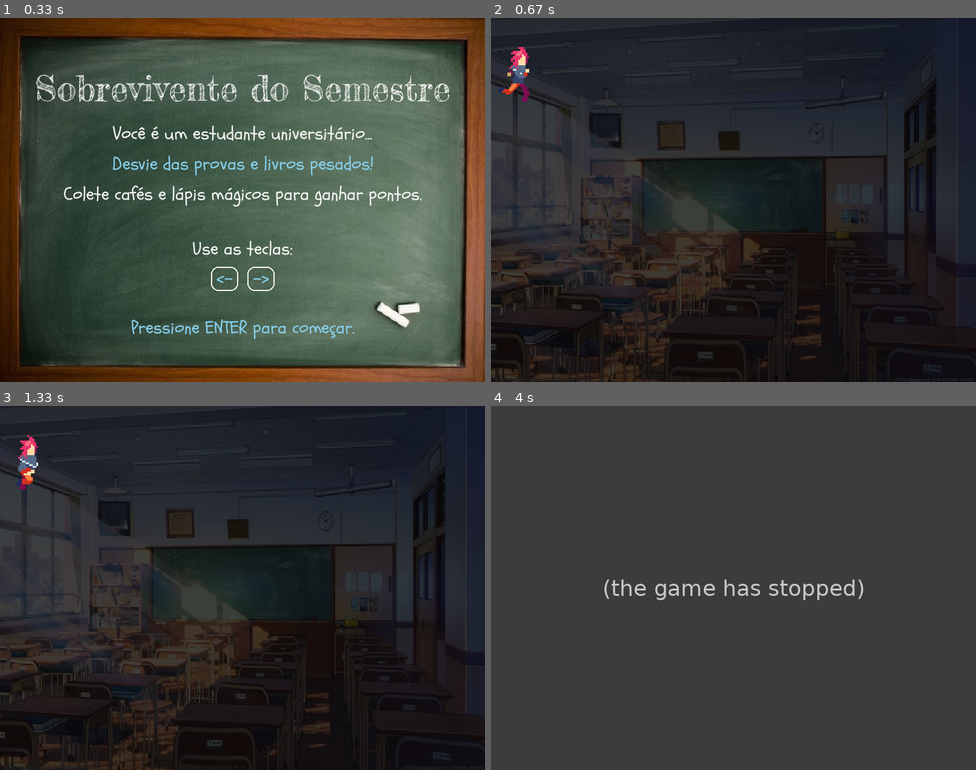
Above: before the commit, frames 1-4 (two rows, left to right).
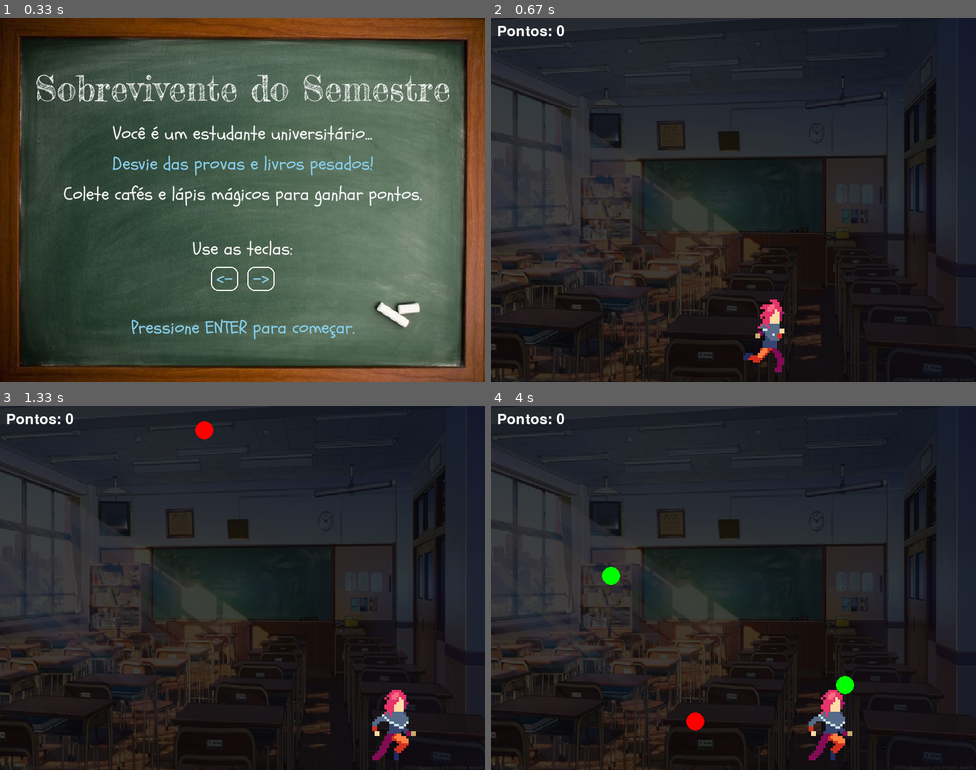
Above: after the commit, the same moments.

Repository: biaTrivillin/sobrevivente-do-semestre
Game: pygame game, started from main.py
Same seed, same stepped clock (60 frames per second), same inputs: the game is played once before the commit and once after it.
Inputs:
- Up to frame 1 (0.33 s): no input
- Up to frame 2 (0.67 s): tap Enter at 0.33 s
- Up to frame 3 (1.33 s): hold Right 0.67-1.13 s; hold Right from 1.17 s (still down)
- Up to frame 4 (4 s): release Right at 1.63 s; hold Left 1.67-2.2 s; hold Left 2.23-2.63 s; hold Right 2.67-3.3 s; hold Left 3.33-3.8 s; hold Right from 3.83 s (still down)

Frame 1 is identical in both runs. In frame 2, 1.3% of the frame differs, in the area x 1-61%, y 2-98%; in frame 3, 1.6%; in frame 4, 72%, in the area x 0-100%, y 0-100%.
Error before the commit: IndexError: list index out of range (tela_jogo.py line 59); the game stopped at 3.35 s (later frames are placeholders)

Commit message:
criando movimento por teclado e adicionando itens de coleta

Diff:
--- a/personagem.py
+++ b/personagem.py
@@ -6,7 +6,7 @@
 
     def get_image(self, frame, width, height, scale, colour):
         image = pygame.Surface((width, height)).convert_alpha()
-        image.blit(self.sheet, (0, 0), (frame * width, 0, width, height))
+        image.blit(self.sheet, (0, 0), (frame * (width * 2), 0, width, height))
         image = pygame.transform.scale(image, (width * scale, height * scale))
         image.set_colorkey(colour)
         return image
--- a/tela_jogo.py
+++ b/tela_jogo.py
@@ -1,40 +1,80 @@
 import pygame
+import random
 import personagem
 from config import BLACK_BG
 
-def tela_jogo(tela):
-    # Carrega e redimensiona o fundo
-    fundo = pygame.image.load("assets/fundo_jogo.jpg").convert()
-    fundo = pygame.transform.scale(fundo, (800, 600))
+# Classe para itens
+class Item:
+    def __init__(self, largura_tela):
+        self.x = random.randint(20, largura_tela - 20)
+        self.y = -20
+        self.velocidade = random.randint(3, 6)
+        self.tipo = random.choice(["verde", "vermelho"])  # verde = coletar, vermelho = desviar
+        self.raio = 15
+
+    def update(self):
+        self.y += self.velocidade
+
+    def desenhar(self, tela):
+        if self.tipo == "verde":
+            cor = (0, 255, 0)
+        else:
+            cor = (255, 0, 0)
+        pygame.draw.circle(tela, cor, (self.x, self.y), self.raio)
+
+    def get_rect(self):
+        return pygame.Rect(self.x - self.raio, self.y - self.raio, self.raio * 2, self.raio * 2)
 
 
-    # Cria a máscara semi-transparente
-    mascara = pygame.Surface((800, 600))
-    mascara.set_alpha(190)  # 0 = totalmente transparente, 255 = totalmente opaco
-    mascara.fill((0, 0, 0))  # cor da máscara
+def tela_jogo(tela):
+    largura_tela, altura_tela = 800, 600
 
-    # Cria o personagem (tamanho de cada frame: 64x64)
-    # jogador = Personagem("assets/personagem_correndo.png", 64, 64, 100, 500)
+    fundo = pygame.image.load("assets/fundo_jogo.jpg").convert()
+    fundo = pygame.transform.scale(fundo, (largura_tela, altura_tela))
+
+    mascara = pygame.Surface((largura_tela, altura_tela))
+    mascara.set_alpha(190)
+    mascara.fill((0, 0, 0))
 
     personagem_image = pygame.image.load("assets/personagem_correndo.png")
-    # personagem = Personagem.get_image(personagem_image, 1, 48, 48, 3, BLACK_BG)
     jogador = personagem.Personagem(personagem_image)
 
     clock = pygame.time.Clock()
+
+    animacao_list_direita = []
+    animacao_list_esquerda = []
+    animacao_steps = 6
+    for x in range(animacao_steps):
+        img = jogador.get_image(x, 24, 48, 4, BLACK_BG)
+        animacao_list_direita.append(img)
+
+        img_flip = pygame.transform.flip(img, True, False)
+        img_flip.set_colorkey(BLACK_BG)
+        animacao_list_esquerda.append(img_flip)
+
+    frame = 0
     last_update = pygame.time.get_ticks()
-    animacao_colldown = 500
-    frame = 0
+    animacao_colldown = 100
+
     rodando = True
+    andando = False
+    olhando_esquerda = False
 
+    x_pos = 400
+    y_pos = 400
+    velocidade = 5
 
+    largura_sprite = animacao_list_direita[0].get_width()
+    altura_sprite = animacao_list_direita[0].get_height()
 
-    animacao_list = []
+    # Lista de itens
+    itens = []
+    item_timer = 0
+    spawn_cooldown = 1000  # ms
 
-    animacao_steps = 6
-
-    for x in range(animacao_steps):
-        animacao_list.append(jogador.get_image(x, 48, 48, 3, BLACK_BG))
-
+    # Pontuação
+    pontos = 0
+    fonte = pygame.font.SysFont(None, 36)
 
     while rodando:
         for evento in pygame.event.get():
@@ -42,23 +82,76 @@
                 pygame.quit()
                 exit()
 
-        # Detecta teclas pressionadas
         teclas = pygame.key.get_pressed()
-        # jogador.mover(teclas)
+        andando = False
 
+        if teclas[pygame.K_RIGHT]:
+            x_pos += velocidade
+            andando = True
+            olhando_esquerda = False
+
+        elif teclas[pygame.K_LEFT]:
+            x_pos -= velocidade
+            andando = True
+            olhando_esquerda = True
+
+        if x_pos < 0:
+            x_pos = 0
+        if x_pos > largura_tela - largura_sprite:
+            x_pos = largura_tela - largura_sprite
+
+        if andando:
+            current_time = pygame.time.get_ticks()
+            if current_time - last_update >= animacao_colldown:
+                frame = (frame + 1) % animacao_steps
+                last_update = current_time
+        else:
+            frame = 0
+
+        # --- Spawn de itens ---
         current_time = pygame.time.get_ticks()
-        if current_time - last_update >= animacao_colldown:
-            frame += 1
-            last_update = current_time
+        if current_time - item_timer >= spawn_cooldown:
+            itens.append(Item(largura_tela))
+            item_timer = current_time
 
-        # Desenha fundo, máscara e personagem
+        # Atualiza itens
+        for item in itens[:]:
+            item.update()
+            if item.y > altura_tela:
+                itens.remove(item)
+
+        # --- Colisão ---
+        rect_jogador = pygame.Rect(
+            x_pos,
+            y_pos + altura_sprite // 2,   # começa no meio do personagem
+            largura_sprite,
+            altura_sprite // 2            # só metade inferior
+        )
+        for item in itens[:]:
+            if rect_jogador.colliderect(item.get_rect()):
+                if item.tipo == "verde":
+                    pontos += 1
+                else:
+                    pontos -= 1
+                itens.remove(item)
+
+        # Render
         tela.blit(fundo, (0, 0))
         tela.blit(mascara, (0, 0))
 
-        # for x in range(animacao_steps):
-        tela.blit(animacao_list[frame], (0, 0))
-        # tela.blit(jogador, (0, 0))
-        # jogador.desenhar(tela)
+        if olhando_esquerda:
+            imagem = animacao_list_esquerda[frame]
+        else:
+            imagem = animacao_list_direita[frame]
+
+        tela.blit(imagem, (x_pos, y_pos))
+
+        for item in itens:
+            item.desenhar(tela)
+
+        # Pontuação
+        texto = fonte.render(f"Pontos: {pontos}", True, (255, 255, 255))
+        tela.blit(texto, (10, 10))
 
         pygame.display.flip()
-        clock.tick(10)  # controla a velocidade da animação (fps)
+        clock.tick(60)
